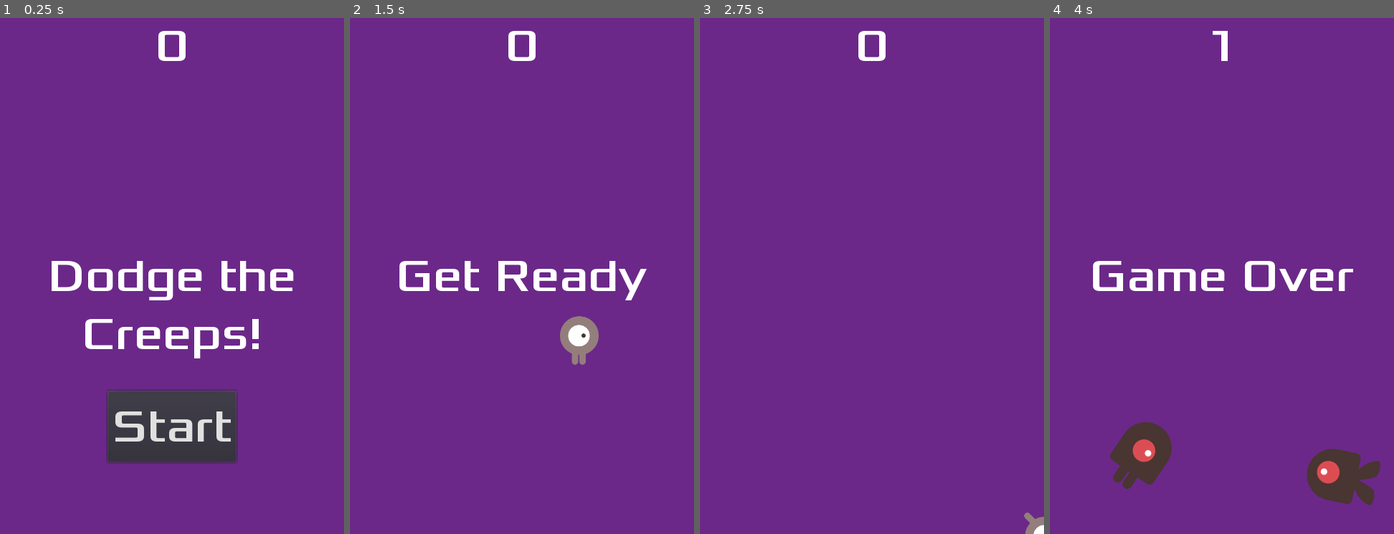
Above: before the commit, frames 1-4 (left to right).
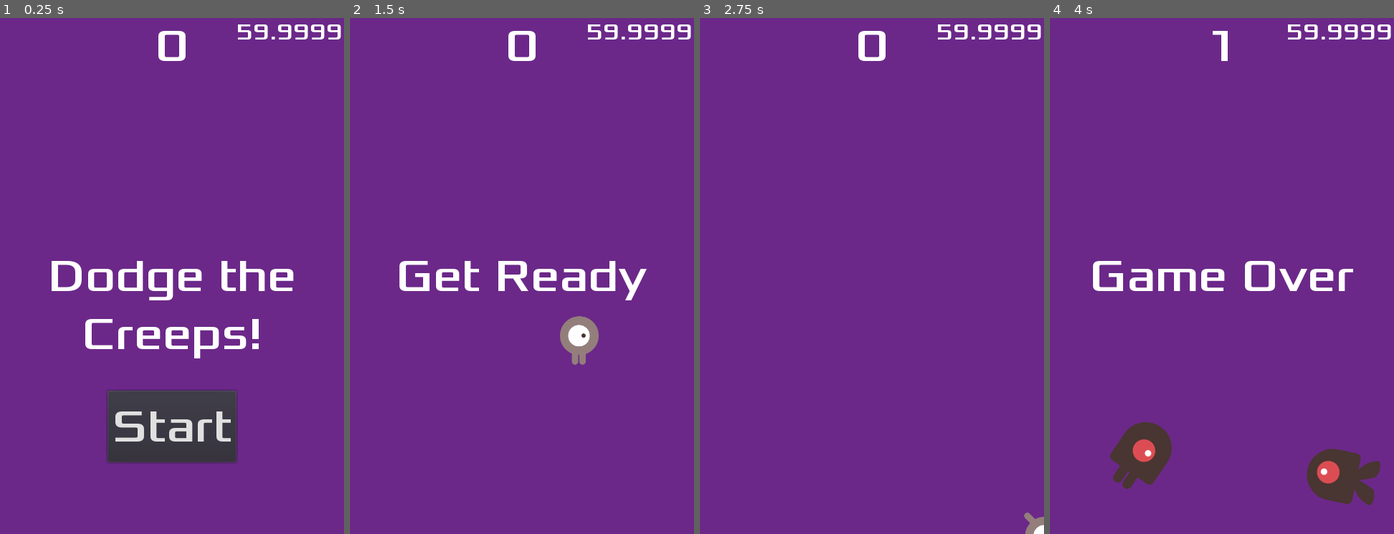
Above: after the commit, the same moments.

Repository: devtyper/godot-tutorials
Game: Godot game, scene res://Main.tscn
The game is run twice, just before and just after one commit, with the same random seed, the same clock (stepped at 60 frames per second) and the same inputs.
Inputs:
- Up to frame 1 (0.25 s): no input
- Up to frame 2 (1.5 s): click "Start" at 0.5 s; tap Enter at 1.25 s; hold D (move_right) from 1.28 s (still down); tap Space (start_game) at 1.35 s
- Up to frame 3 (2.75 s): release D (move_right) at 2.03 s; hold S (move_down) from 2.03 s (still down); tap Space (start_game) at 2.1 s
- Up to frame 4 (4 s): release S (move_down) at 2.78 s; hold D (move_right) 2.78-3.53 s; tap Space (start_game) at 2.85, 3.6 s; hold W (move_up) from 3.53 s (still down)

The runs differ from the first frame. In frame 1, 0.4% of the frame differs, in the area x 69-100%, y 1-5%; in frame 2, 0.4%; in frame 3, 0.4%; in frame 4, 0.4%.

Commit message:
Add frame counter

Diff:
--- a/dodge-the-creeps/HUD.gd
+++ b/dodge-the-creeps/HUD.gd
@@ -1,12 +1,19 @@
 extends CanvasLayer
 
 signal start_game
+var fps
 
 
 func show_message(text):
 	$Message.text = text
 	$Message.show()
 	$MessageTimer.start()
+
+
+func _process(delta):
+	fps = 1/delta
+	#$Frames.text = str(int(fps))
+	$Frames.text = str(fps) # for debug
 
 
 func show_game_over():
--- a/dodge-the-creeps/HUD.tscn
+++ b/dodge-the-creeps/HUD.tscn
@@ -12,6 +12,10 @@
 
 [sub_resource type="ShortCut" id=3]
 shortcut = SubResource( 2 )
+
+[sub_resource type="DynamicFont" id=4]
+size = 32
+font_data = ExtResource( 2 )
 
 [node name="HUD" type="CanvasLayer"]
 script = ExtResource( 1 )
@@ -51,5 +55,13 @@
 wait_time = 2.0
 one_shot = true
 
+[node name="Frames" type="Label" parent="."]
+anchor_left = 1.0
+anchor_right = 1.0
+margin_left = -150.0
+margin_bottom = 48.0
+custom_fonts/font = SubResource( 4 )
+text = "0"
+
 [connection signal="pressed" from="StartButton" to="." method="_on_StartButton_pressed"]
 [connection signal="timeout" from="MessageTimer" to="." method="_on_MessageTimer_timeout"]
Not shown: 1 places in dodge-the-creeps/HUD.tscn that only renumber resources
